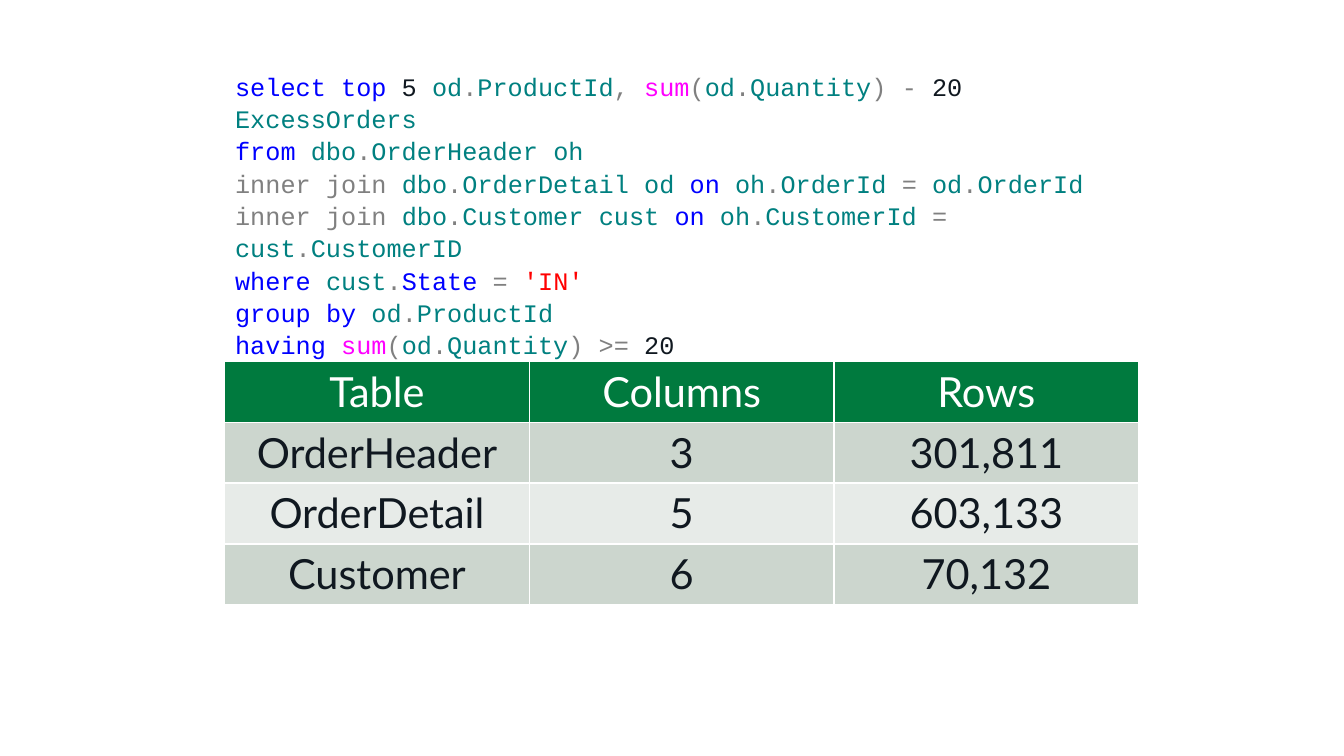
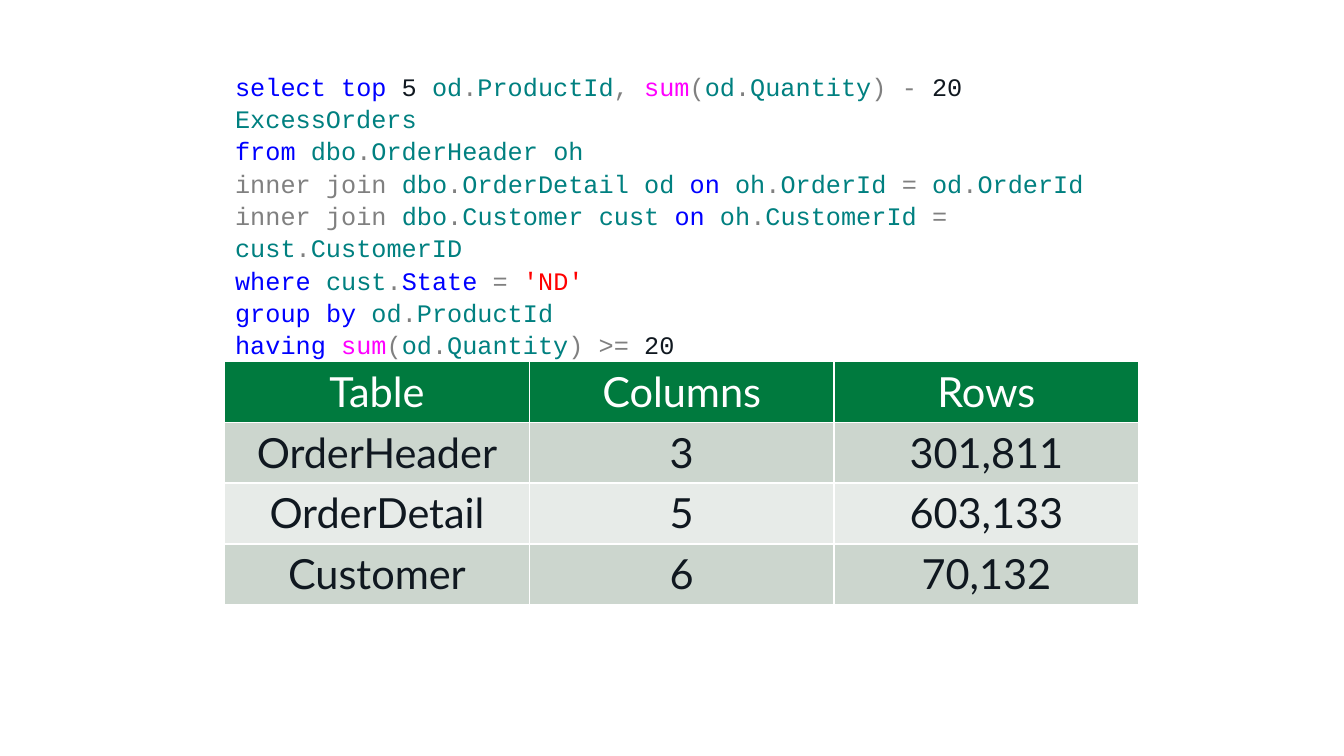
Before and after one commit to tf3604/OptimizerPresentation, a slide deck: slide 8 of Optimizer.pptx. Drawn at 1344x756 pixels with LibreOffice and Linux fonts; fonts in the diff are those of the drawing; background and template pictures are left out. Boxes give left, top, right and bottom in pixels: in the first picture for what was removed or moved away, otherwise in the second. Text is boxed around its words. In the diff, an @@ line names an element or a change of style, - is before the commit and + after.

```diff
--- a/Optimizer.pptx
+++ b/Optimizer.pptx
@@ text at [235,271,584,291]: text changed @@
-where cust.State = 'IN'
+where cust.State = 'ND'
```
Also in this commit, not shown: 11 other slides changed.
